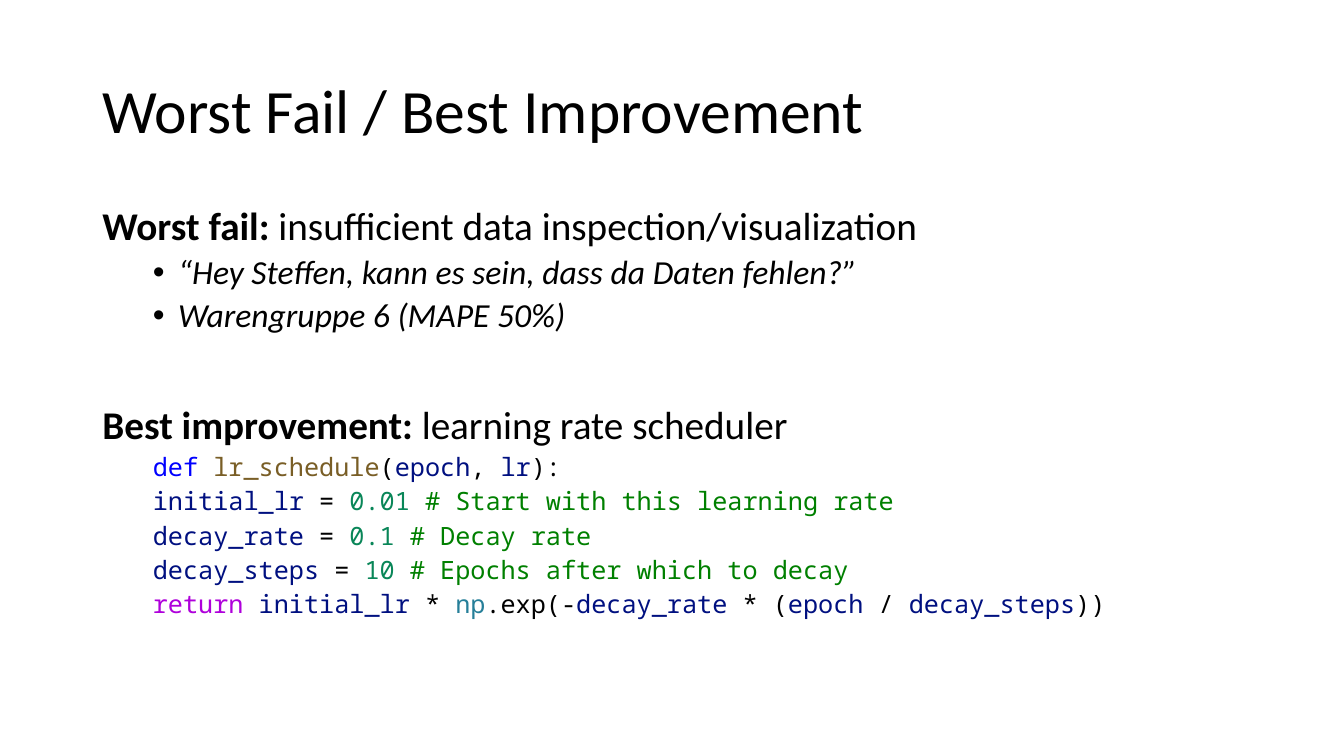
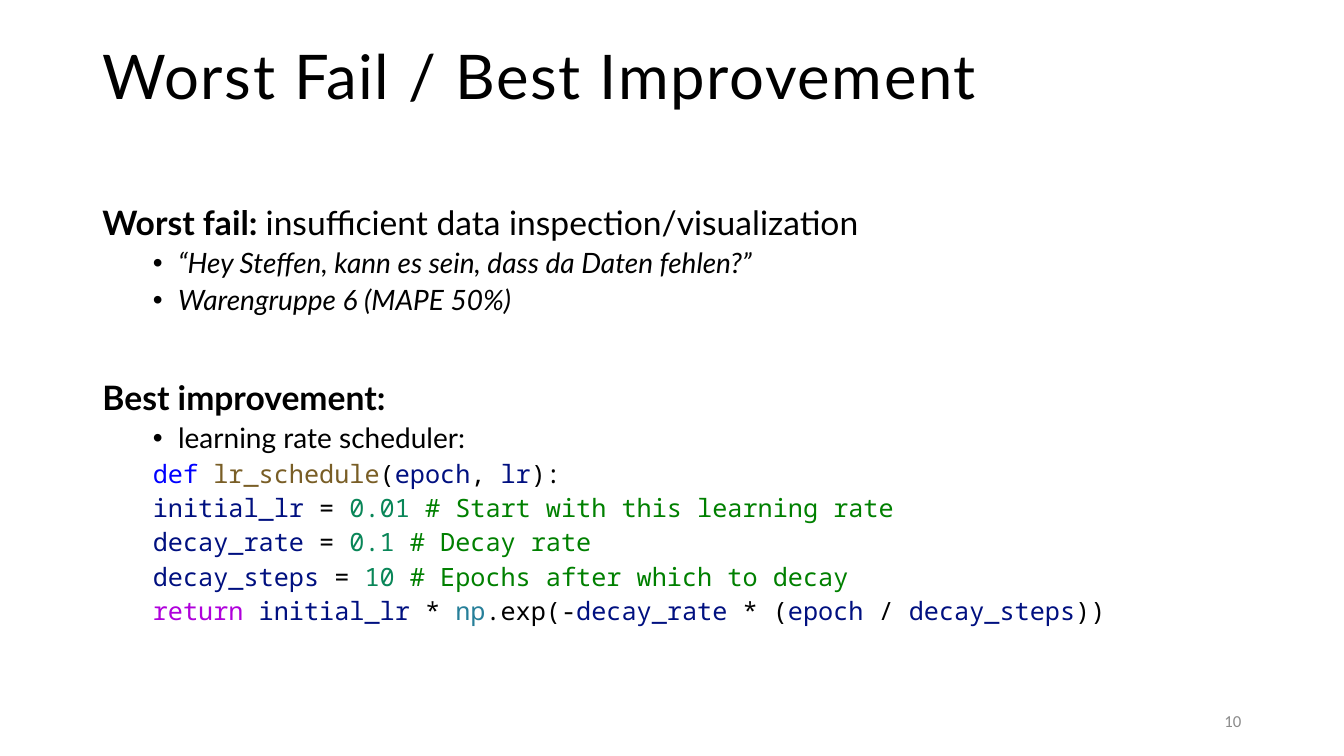
Before and after one commit to tobiassae/datasciencebakery-group-2, a slide deck: slide 10 of 4_Presentation/Bakery sales predictions.pptx. Drawn at 1344x756 pixels with LibreOffice and Linux fonts; fonts in the diff are those of the drawing. Boxes give left, top, right and bottom in pixels: in the first picture for what was removed or moved away, otherwise in the second. Text is boxed around its words. In the diff, an @@ line names an element or a change of style, - is before the commit and + after.

```diff
--- a/4_Presentation/Bakery sales predictions.pptx
+++ b/4_Presentation/Bakery sales predictions.pptx
@@ text "Worst Fail / Best Improvement" at <box>102,53,976,110</box>: font Calibri to Lato, letter spacing 0 to 1.2 pt @@
@@ text at <box>102,210,858,315</box>: size 28 to 24 pt in "Worst fail: insufficient data inspection/visualization"; font Calibri to Lato in "Worst fail: insufficient data inspection/visualization", "“Hey Steffen, kann es sein, dass da ...", "Warengruppe 6 (MAPE 50%)"; size 24 to 20 pt in "“Hey Steffen, kann es sein, dass da ...", "Warengruppe 6 (MAPE 50%)" @@
@@ text at <box>102,385,465,453</box>: text changed; size 28 to 20 pt; font Calibri to Lato @@
-Best improvement: learning rate scheduler
+Best improvement:
+  • learning rate scheduler:
@@ page number added at <box>1224,716,1241,727</box>, 12 pt, text #8C8C8C @@
+10
```
Also in this commit, not shown: 9 other slides changed, 1 other file.
